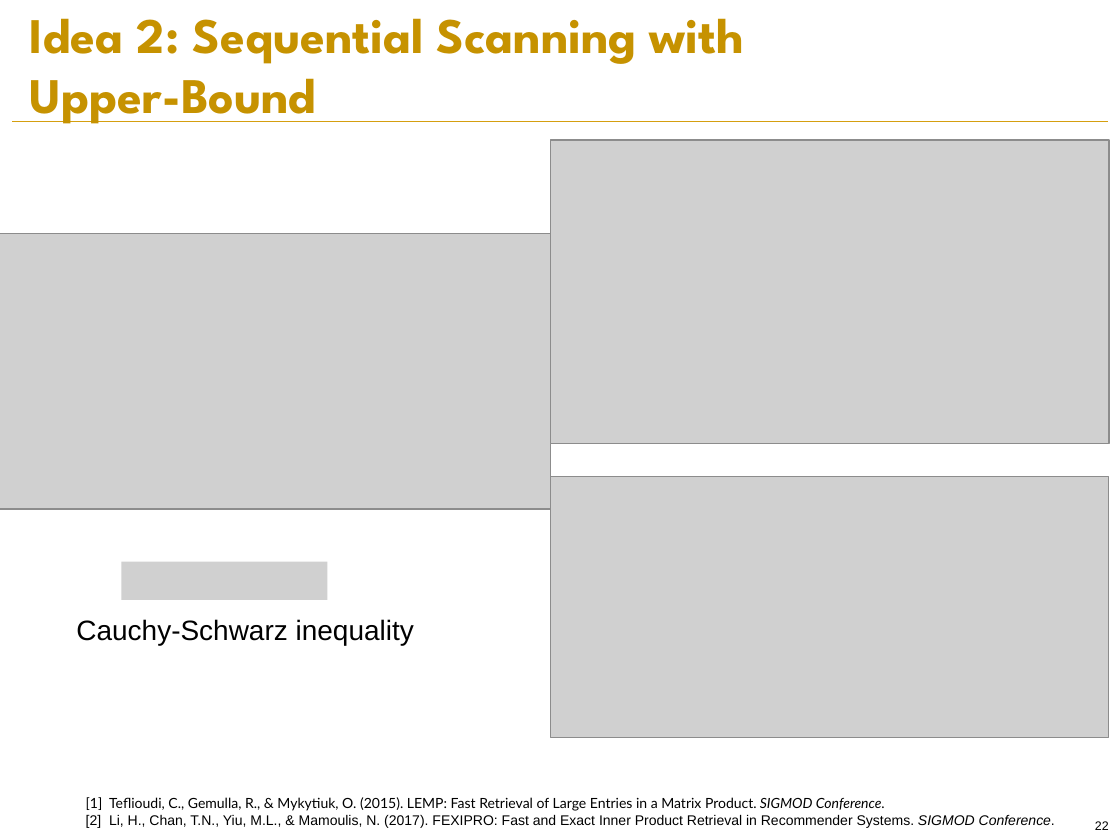
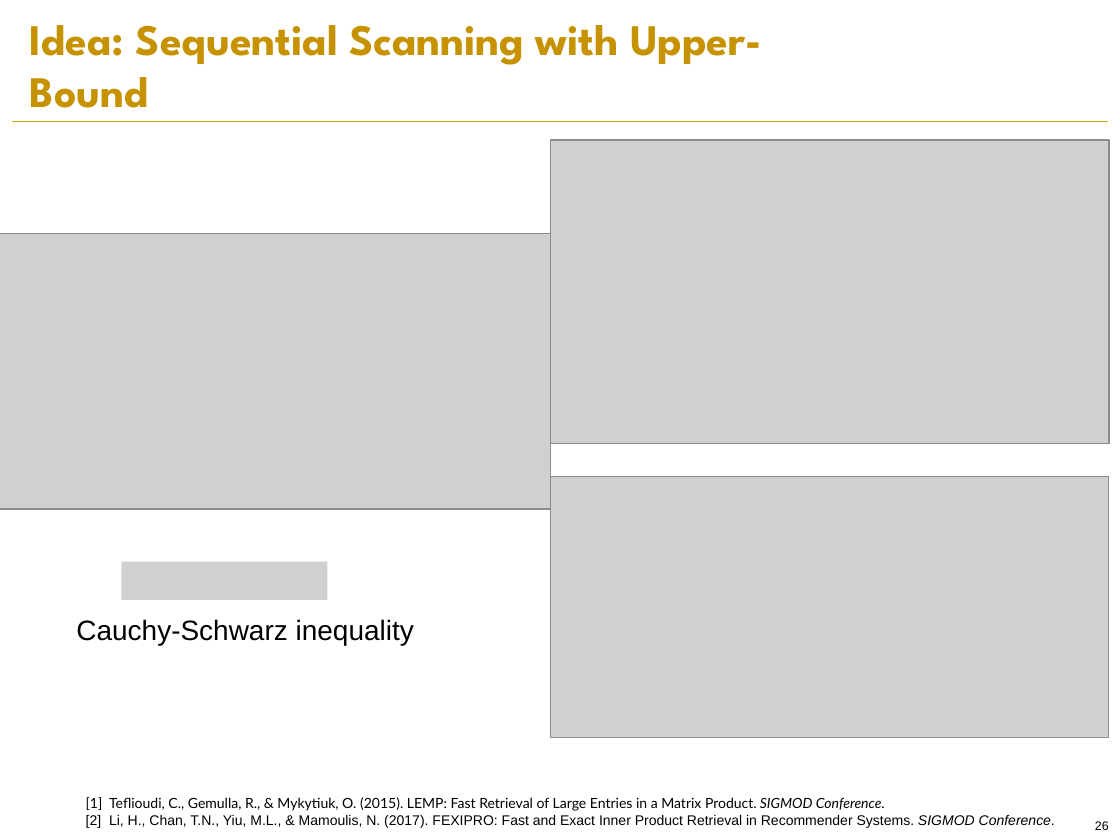
Before and after one commit to PreferredAI/recommendation-retrieval, a slide deck: slide 26 of slides/aaai19-tutorial.pptx (slide 22 before the commit). Drawn at 1120x840 pixels with LibreOffice and Linux fonts; fonts in the diff are those of the drawing; grey boxes stand for pictures; background and template pictures are left out. Boxes give left, top, right and bottom in pixels: in the first picture for what was removed or moved away, otherwise in the second. Text is boxed around its words. In the diff, an @@ line names an element or a change of style, - is before the commit and + after.

```diff
--- a/slides/aaai19-tutorial.pptx
+++ b/slides/aaai19-tutorial.pptx
@@ title at [30,25,762,108]: text changed; size 32 to 28 pt @@
-Idea 2: Sequential Scanning with Upper-Bound
+Idea: Sequential Scanning with Upper-Bound
@@ page number at [1095,821,1109,830]: text changed @@
-22
+26
```
Also in this commit, not shown: 7 other slides changed, 2 slides added.
